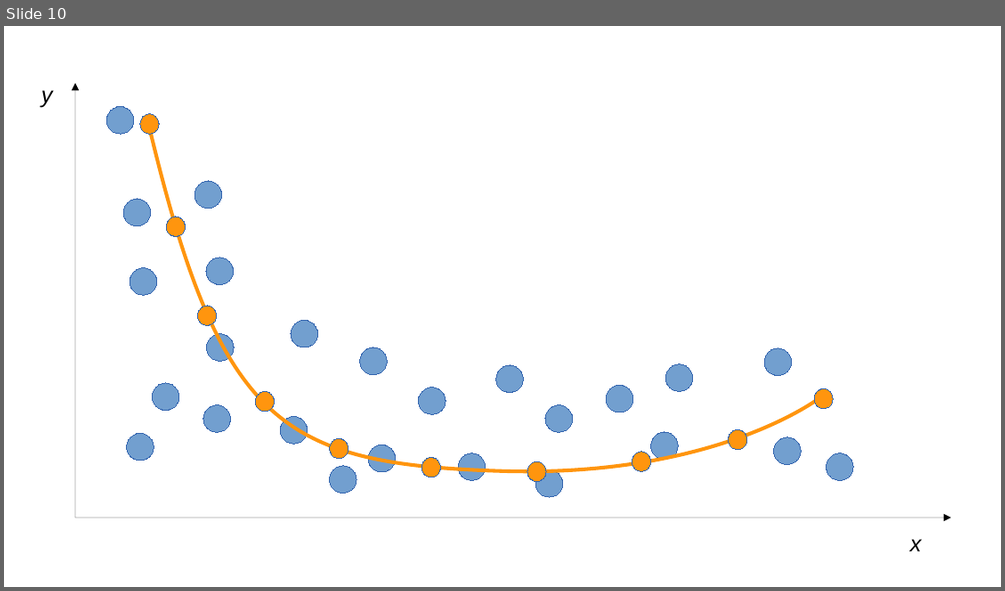
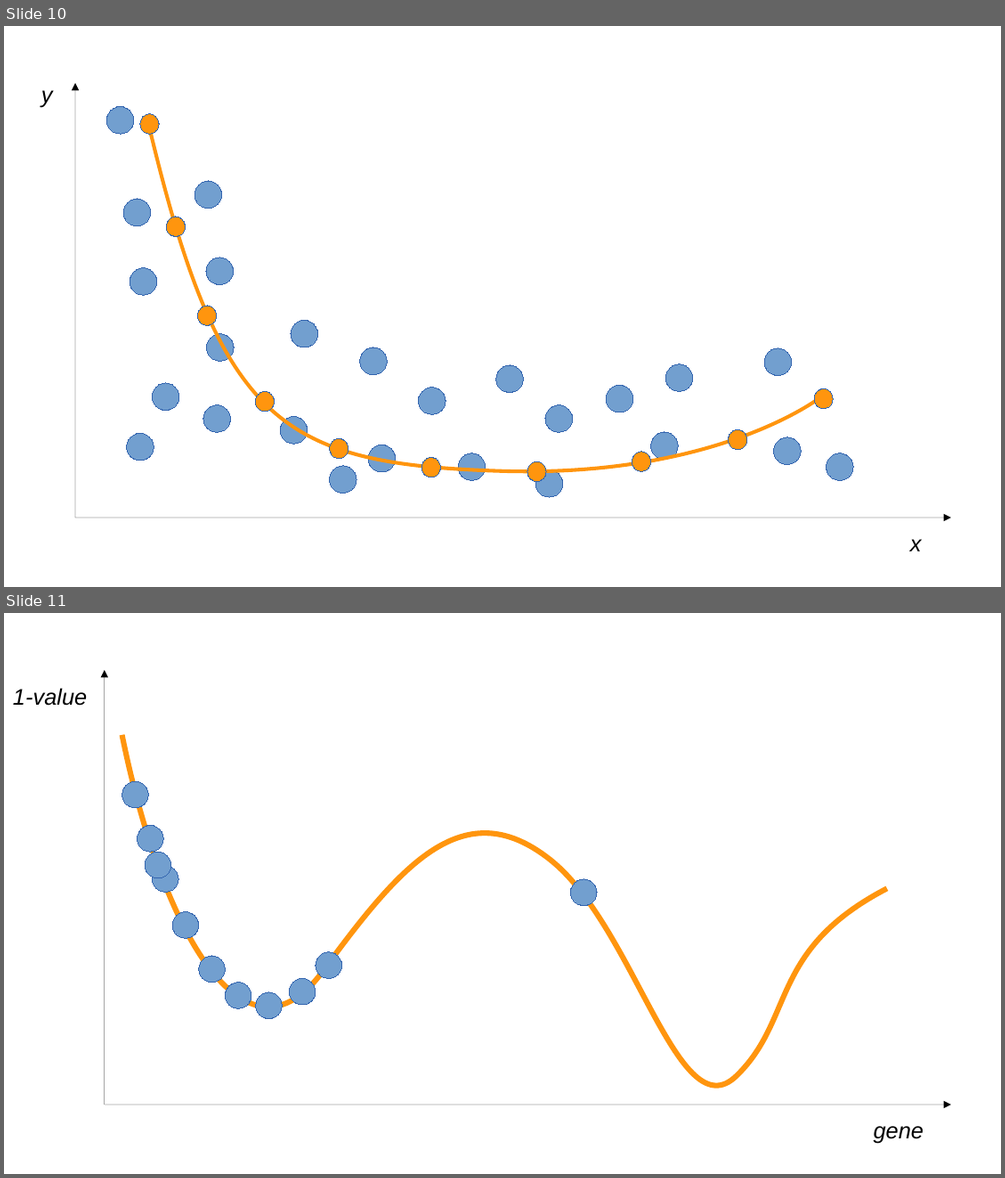
Before and after one commit to air-labs/AIML, a slide deck: Presentation.odp. Shown one above the other, each under a label of ours: slide 10 before the commit, slides 10 and 11 after it. The pictures are 1005x591 and 1005x1178 pixels, drawn with LibreOffice and Linux fonts; fonts in the diff are those of the drawing. Boxes give left, top, right and bottom in pixels: in the first picture for what was removed or moved away, otherwise in the second. Text is boxed around its words. In the diff, an @@ line names an element or a change of style, - is before the commit and + after.

```diff
--- a/Presentation.odp
+++ b/Presentation.odp
@@ slide 11 added at (4, 613, 1001, 1174), background #FFFFFF @@
@@ text added at (13, 688, 87, 706), 18 pt, text #000000, italic @@
+1-value
@@ arrow added from (105, 1104) to (105, 670), #000000 0 pt @@
@@ freeform shape added at (122, 735, 888, 1086), outline #FF950E 4.31 pt @@
@@ ellipse added at (122, 781, 149, 808), fill #729FCF, outline #3465AF 0 pt @@
@@ ellipse added at (137, 826, 163, 852), fill #729FCF, outline #3465AF 0 pt @@
@@ ellipse added at (146, 852, 171, 878), fill #729FCF, outline #3465AF 0 pt @@
@@ ellipse added at (153, 866, 178, 892), fill #729FCF, outline #3465AF 0 pt @@
@@ ellipse added at (570, 879, 597, 905), fill #729FCF, outline #3465AF 0 pt @@
@@ ellipse added at (172, 911, 199, 938), fill #729FCF, outline #3465AF 0 pt @@
@@ ellipse added at (199, 956, 225, 982), fill #729FCF, outline #3465AF 0 pt @@
@@ ellipse added at (316, 952, 341, 979), fill #729FCF, outline #3465AF 0 pt @@
@@ ellipse added at (225, 982, 251, 1008), fill #729FCF, outline #3465AF 0 pt @@
@@ ellipse added at (289, 979, 316, 1005), fill #729FCF, outline #3465AF 0 pt @@
@@ ellipse added at (256, 992, 282, 1018), fill #729FCF, outline #3465AF 0 pt @@
@@ arrow added from (105, 1104) to (951, 1104), #000000 0 pt @@
@@ text added at (874, 1126, 923, 1143), 18 pt, text #000000, italic @@
+gene
```
Also in this commit, not shown: 2 other slides added, 1 slide removed, 4 other files.
